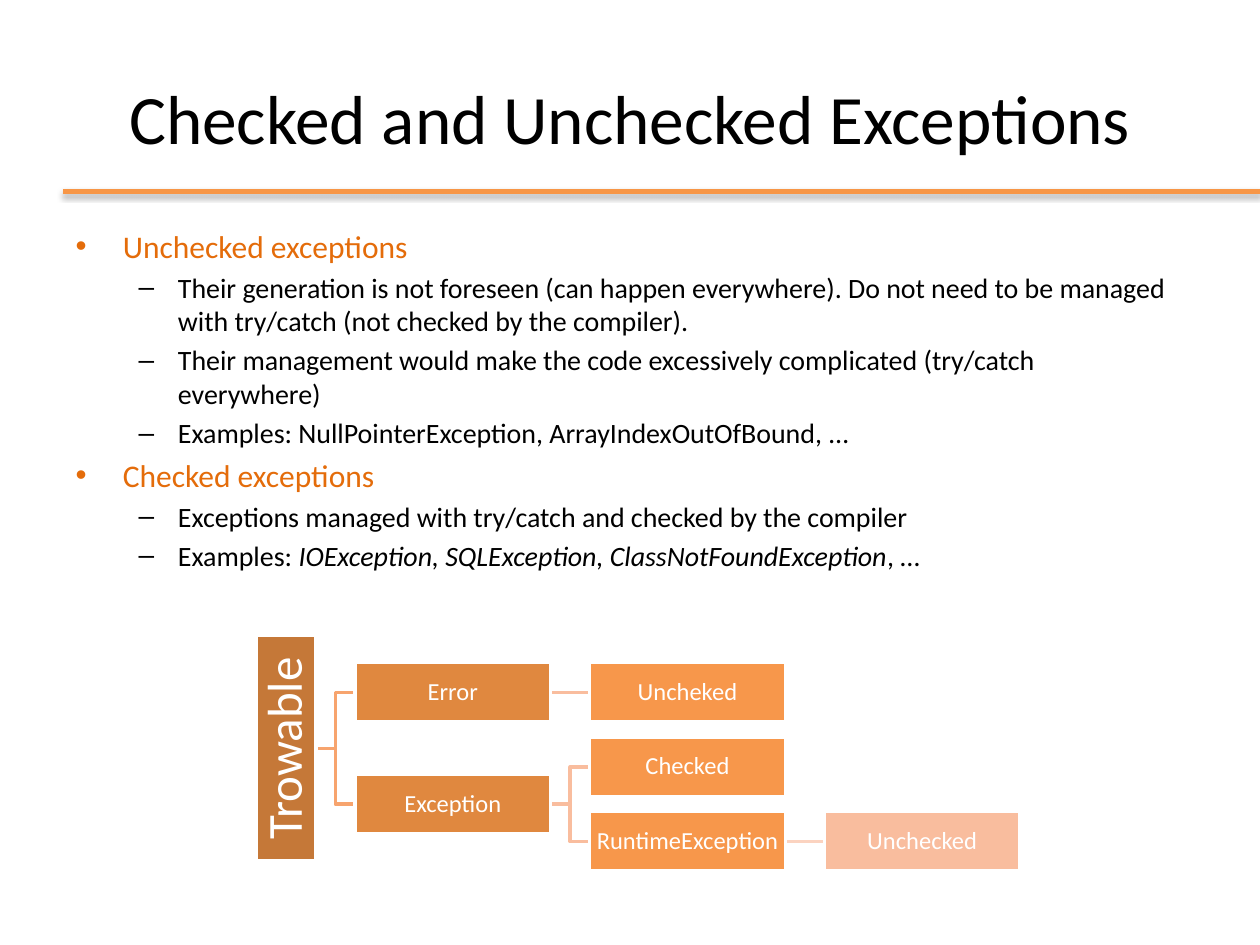
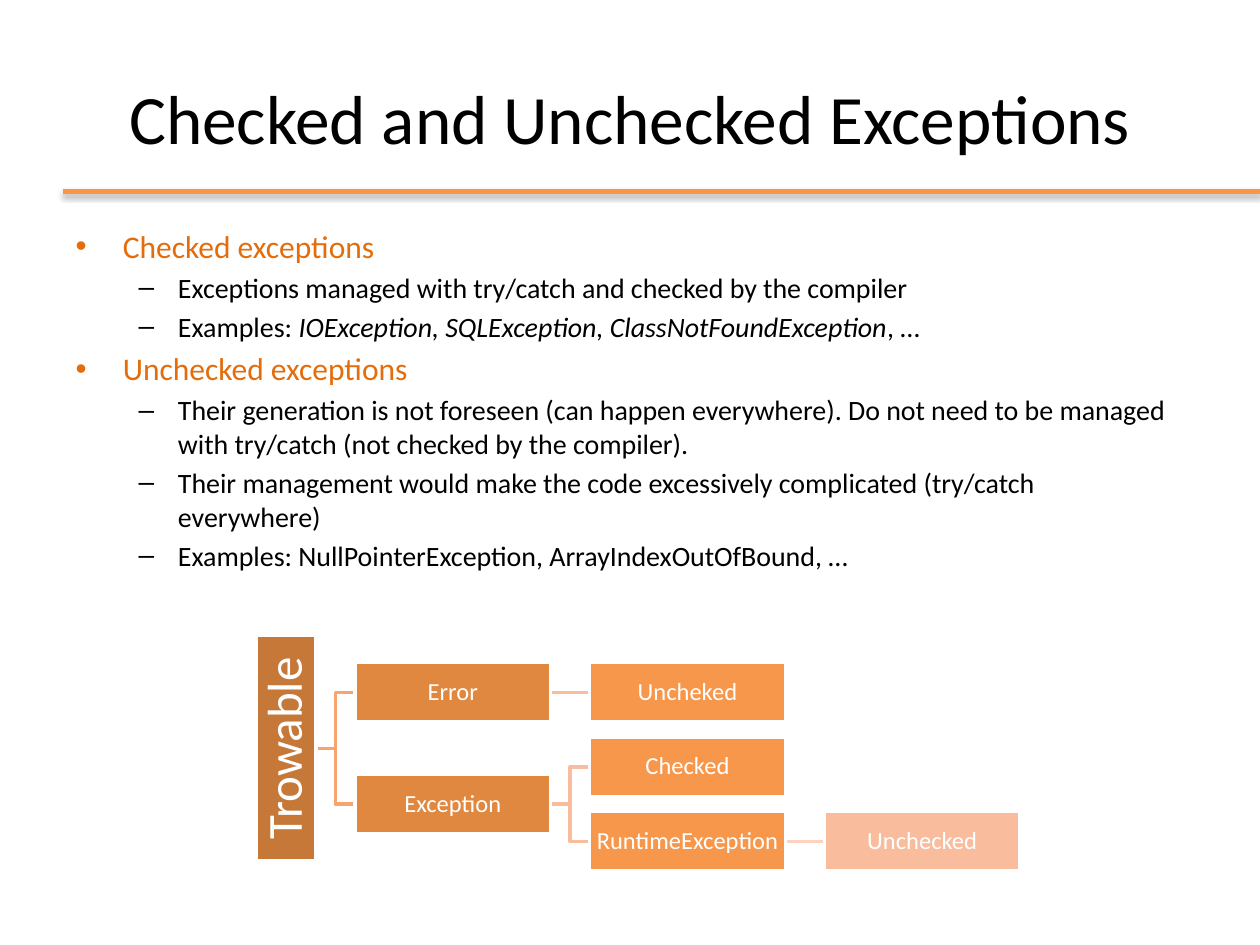
Before and after one commit to Andrea99-beep/ooprogramming, a slide deck: slide 10 of slides/ppt/06_Exceptions.pptx. Drawn at 1260x945 pixels with LibreOffice and Linux fonts; fonts in the diff are those of the drawing; background and template pictures are left out. Boxes give left, top, right and bottom in pixels: in the first picture for what was removed or moved away, otherwise in the second. Text is boxed around its words. In the diff, an @@ line names an element or a change of style, - is before the commit and + after.

```diff
--- a/slides/ppt/06_Exceptions.pptx
+++ b/slides/ppt/06_Exceptions.pptx
@@ text at [123, 236, 907, 342]: paragraphs added @@
+• Checked exceptions
+  – Exceptions managed with try/catch and checked by the compiler
+  – Examples: IOException, SQLException, ClassNotFoundException, …
@@ text at [123, 465, 907, 571]: paragraphs removed @@
-• Checked exceptions
-  – Exceptions managed with try/catch and checked by the compiler
-  – Examples: IOException, SQLException, ClassNotFoundException, …
```
Also in this commit, not shown: 4 other slides changed, 6 other files.
